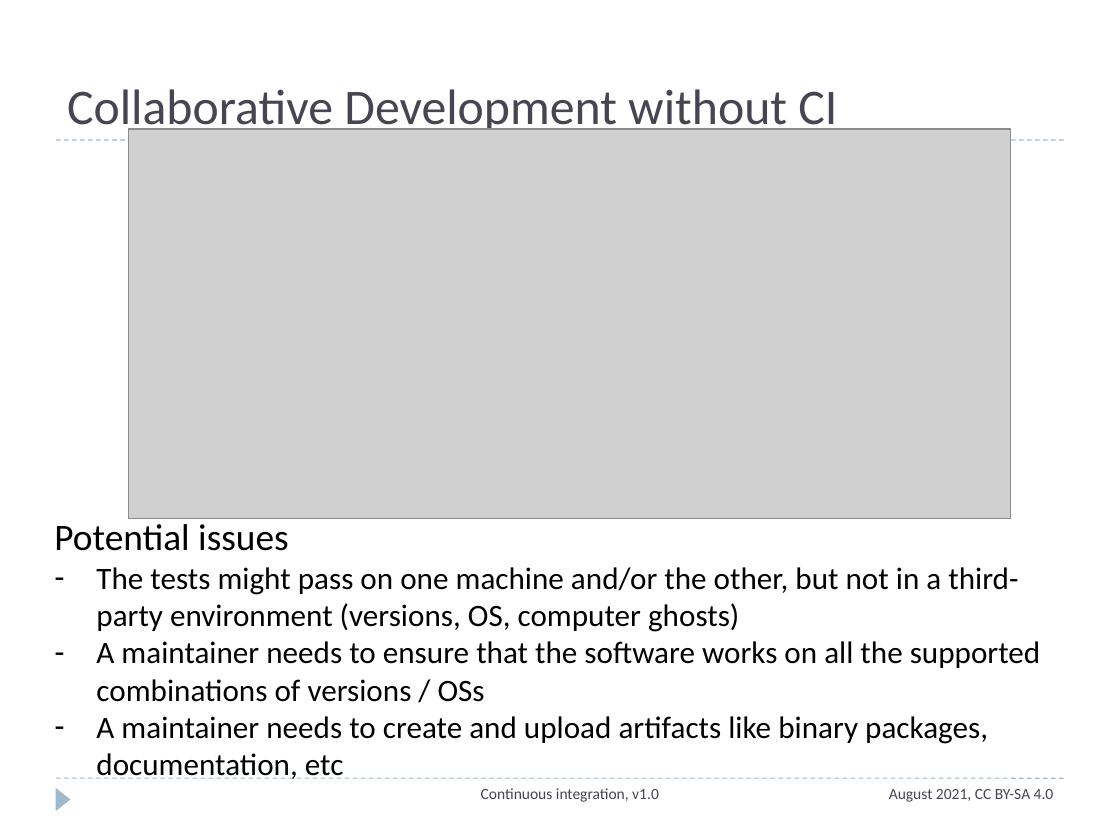
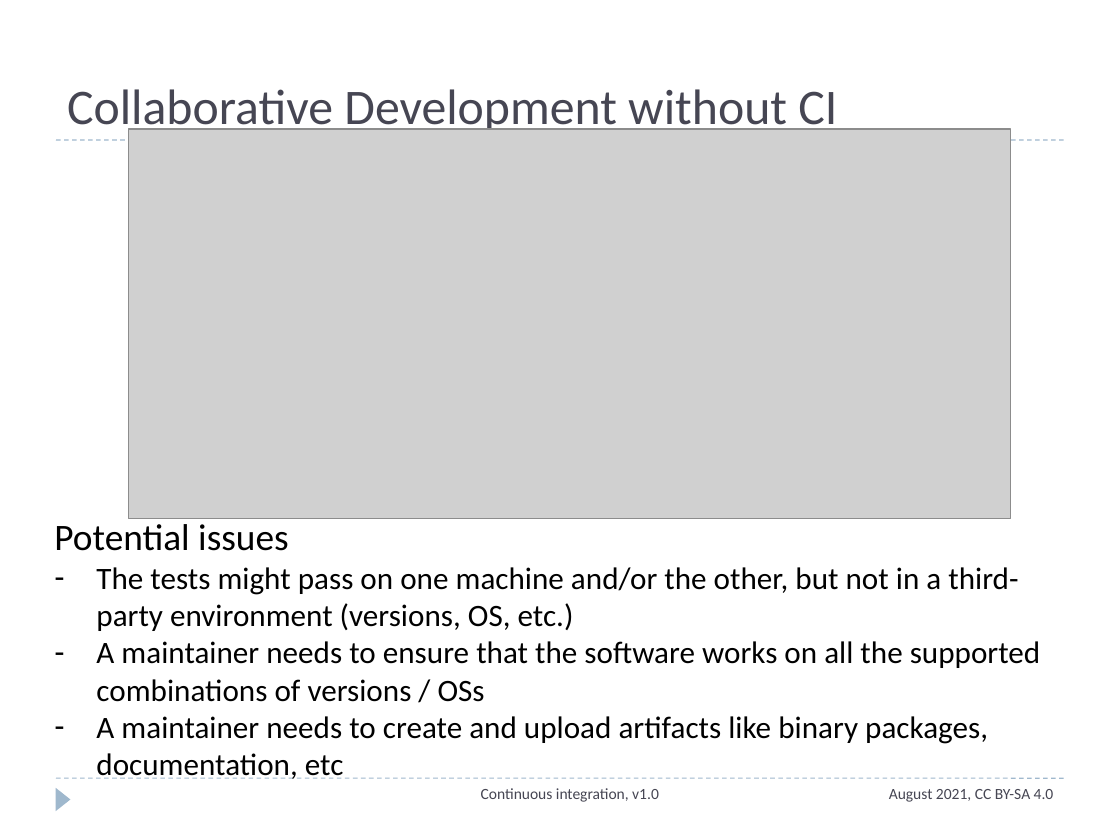
Before and after one commit to ASPP/testing_debugging_profiling, a slide deck: slide 2 of continuous_integration.pptx. Drawn at 1120x840 pixels with LibreOffice and Linux fonts; fonts in the diff are those of the drawing; grey boxes stand for pictures. Boxes give left, top, right and bottom in pixels: in the first picture for what was removed or moved away, otherwise in the second. Text is boxed around its words. In the diff, an @@ line names an element or a change of style, - is before the commit and + after.

```diff
--- a/continuous_integration.pptx
+++ b/continuous_integration.pptx
@@ text at (96,567,1018,631): text changed @@
-– The tests might pass on one machine and/or the other, but not in a third-party environment (versions, OS, computer ghosts)
+– The tests might pass on one machine and/or the other, but not in a third-party environment (versions, OS, etc.)
```
Also in this commit, not shown: 3 other slides changed.
